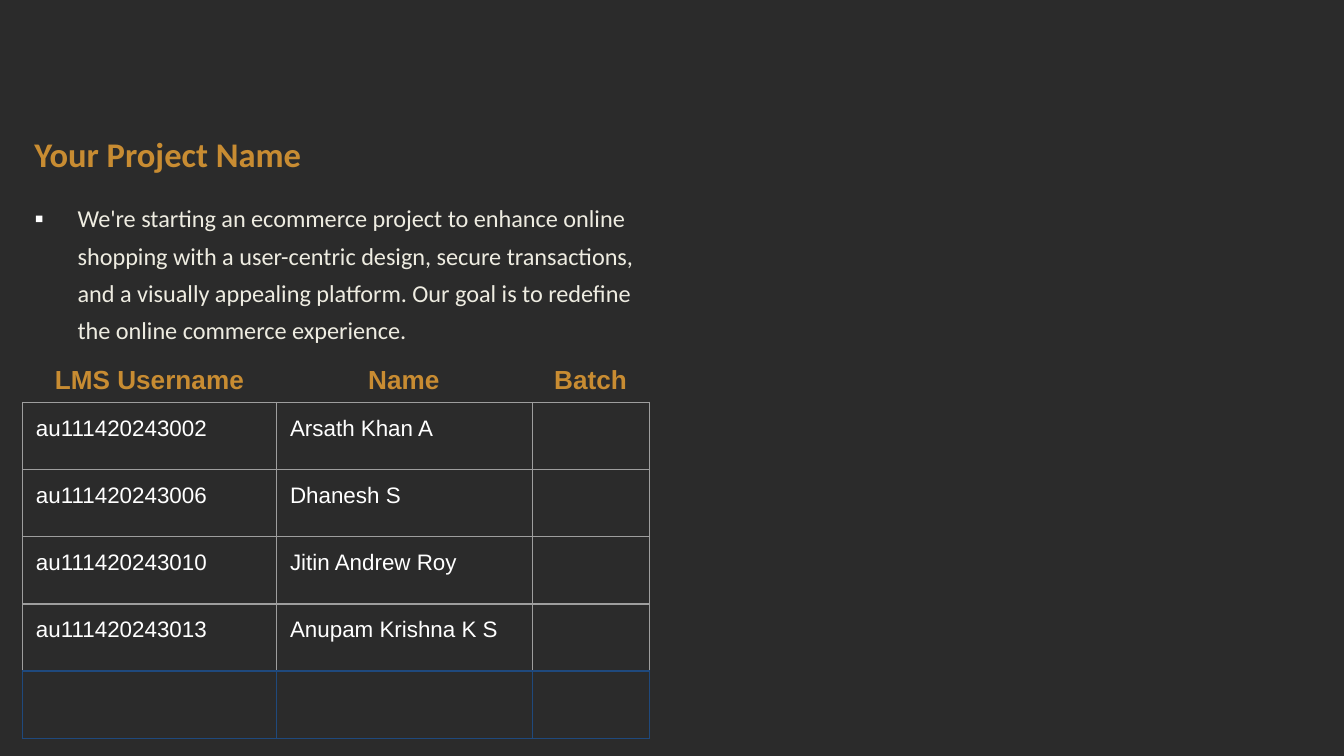
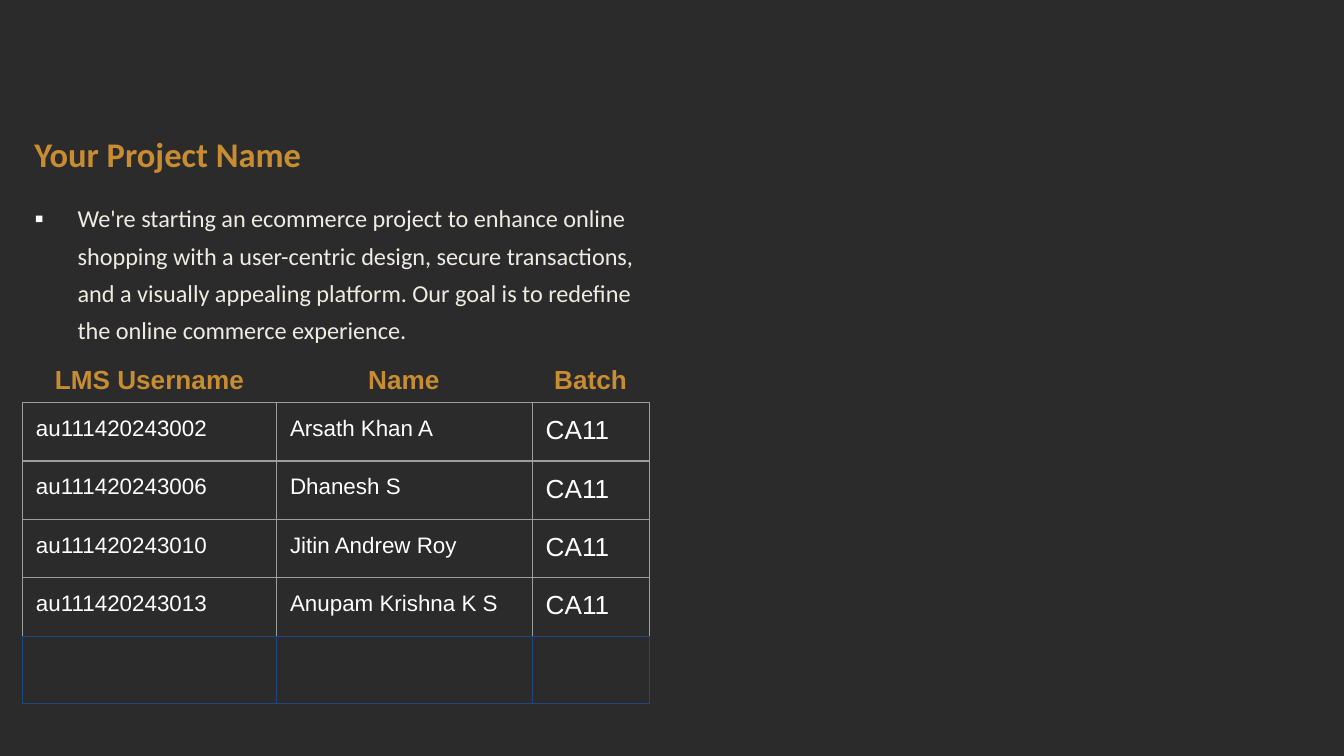
Before and after one commit to AnupamKris/NMFullStackWithJava, a slide deck: slide 2 of Module1/SRS Document.pptx. Drawn at 1344x756 pixels with LibreOffice and Linux fonts; fonts in the diff are those of the drawing; background and template pictures are left out; a plain dark background stands for a picture behind light text. Boxes give left, top, right and bottom in pixels: in the first picture for what was removed or moved away, otherwise in the second. Text is boxed around its words. In the diff, an @@ line names an element or a change of style, - is before the commit and + after.

Commit message:
updated task1

```diff
--- a/Module1/SRS Document.pptx
+++ b/Module1/SRS Document.pptx
@@ table at (x1=23, y1=402, x2=649, y2=756) @@
-row 1, column 3: 
+row 1, column 3: CA11
-row 2, column 3: 
+row 2, column 3: CA11
-row 3, column 3: 
+row 3, column 3: CA11
-row 4, column 3: 
+row 4, column 3: CA11
```
